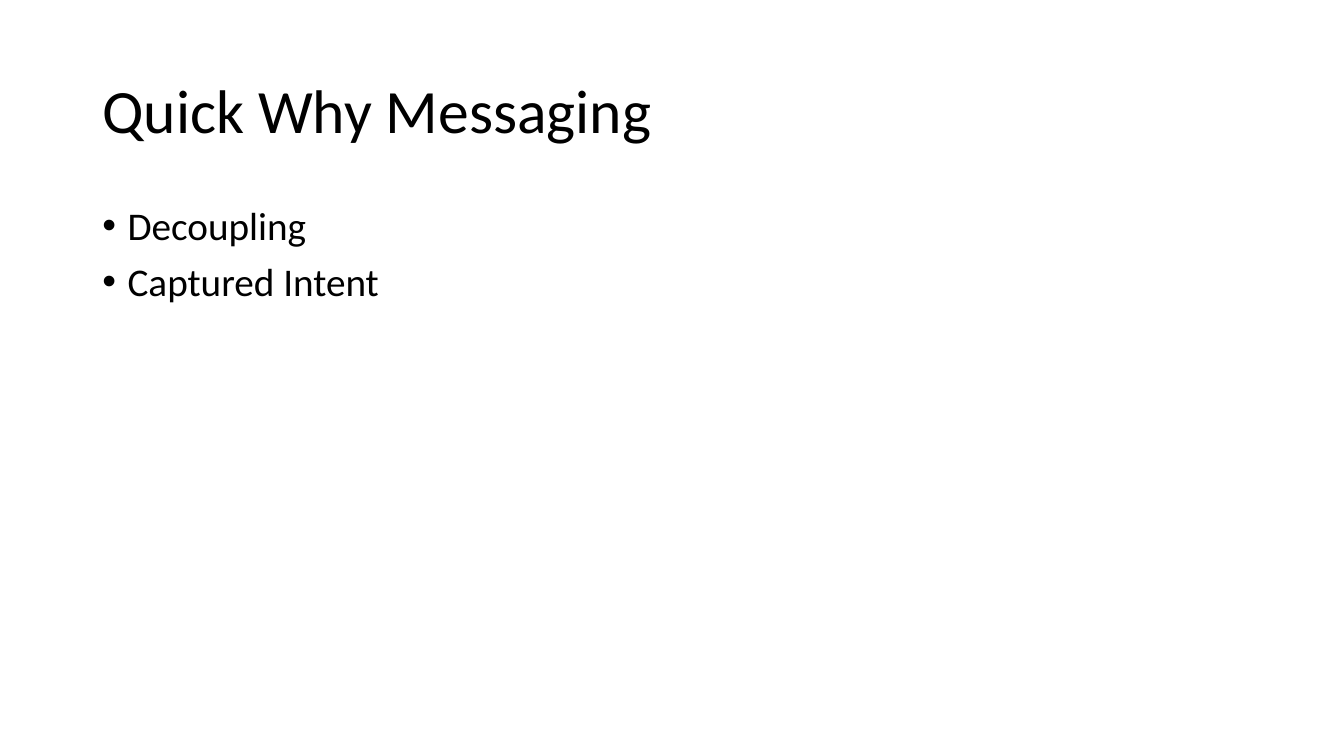
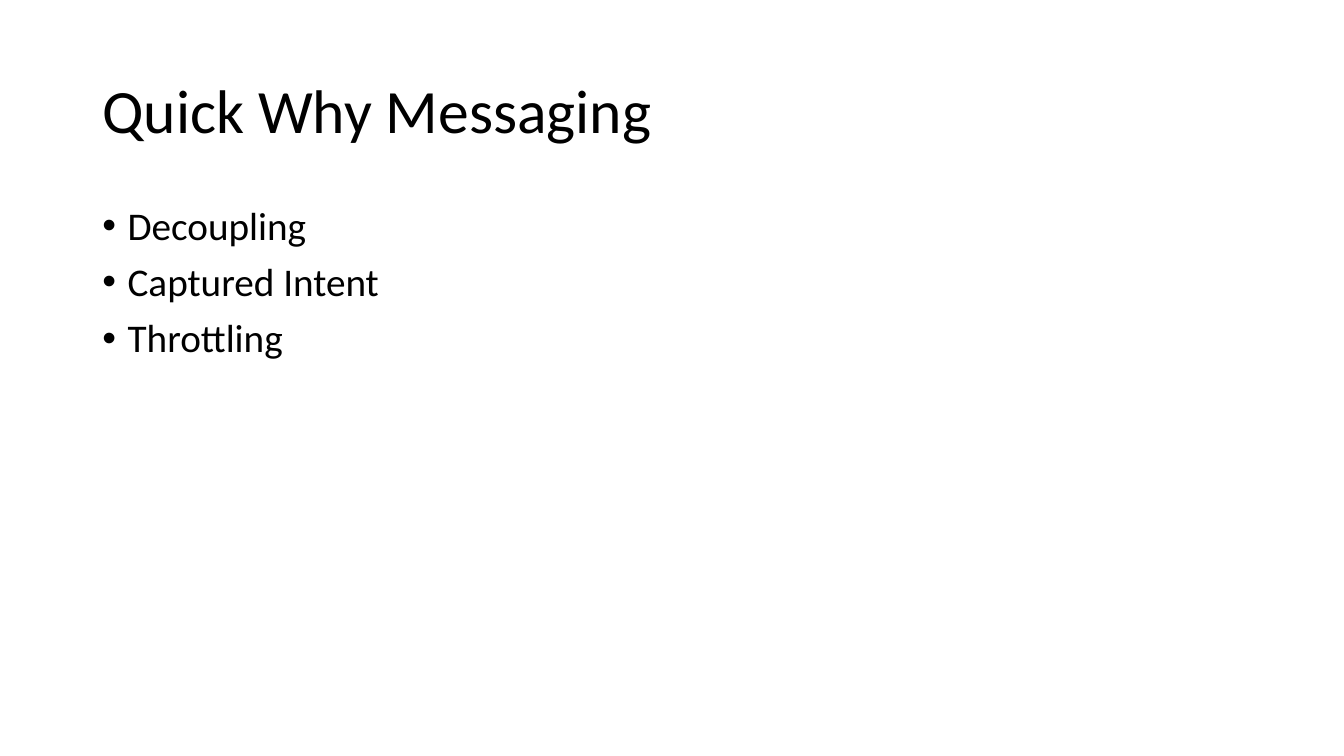
Before and after one commit to danielmarbach/service-fabric-webinar, a slide deck: slide 3 of Slides.pptx. Drawn at 1344x756 pixels with LibreOffice and Linux fonts; fonts in the diff are those of the drawing. Boxes give left, top, right and bottom in pixels: in the first picture for what was removed or moved away, otherwise in the second. Text is boxed around its words. In the diff, an @@ line names an element or a change of style, - is before the commit and + after.

```diff
--- a/Slides.pptx
+++ b/Slides.pptx
@@ text at [128,324,283,359]: paragraph added @@
+• Throttling
```
Also in this commit, not shown: 1 other slide changed, 1 slide added.
